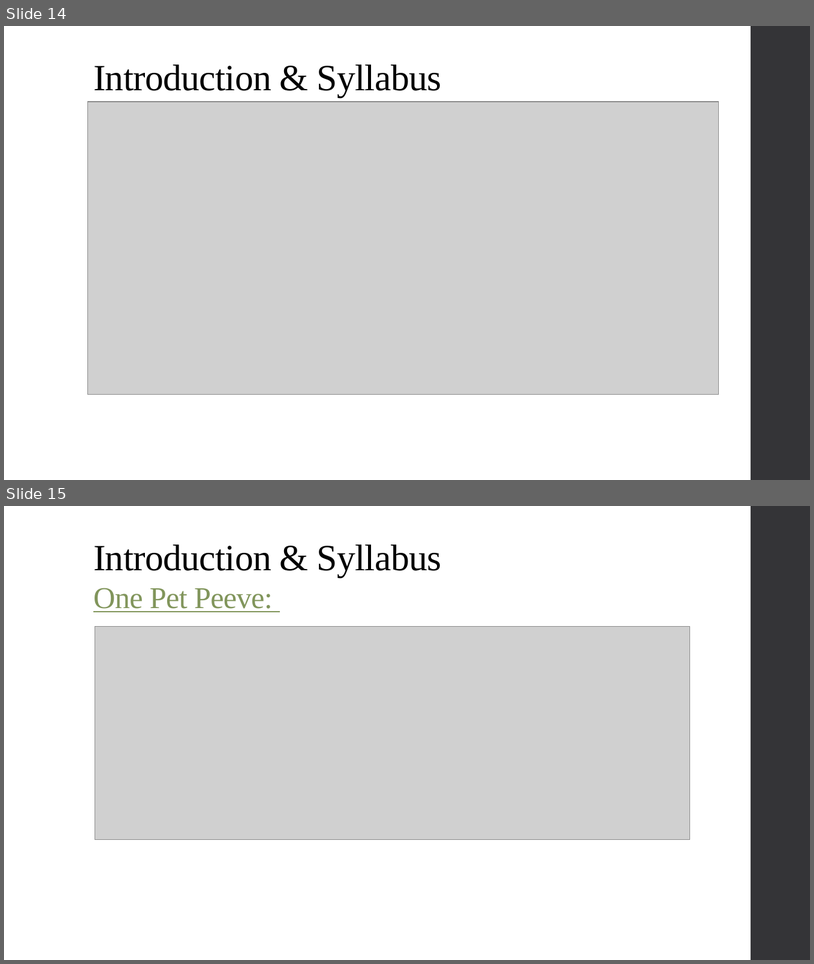
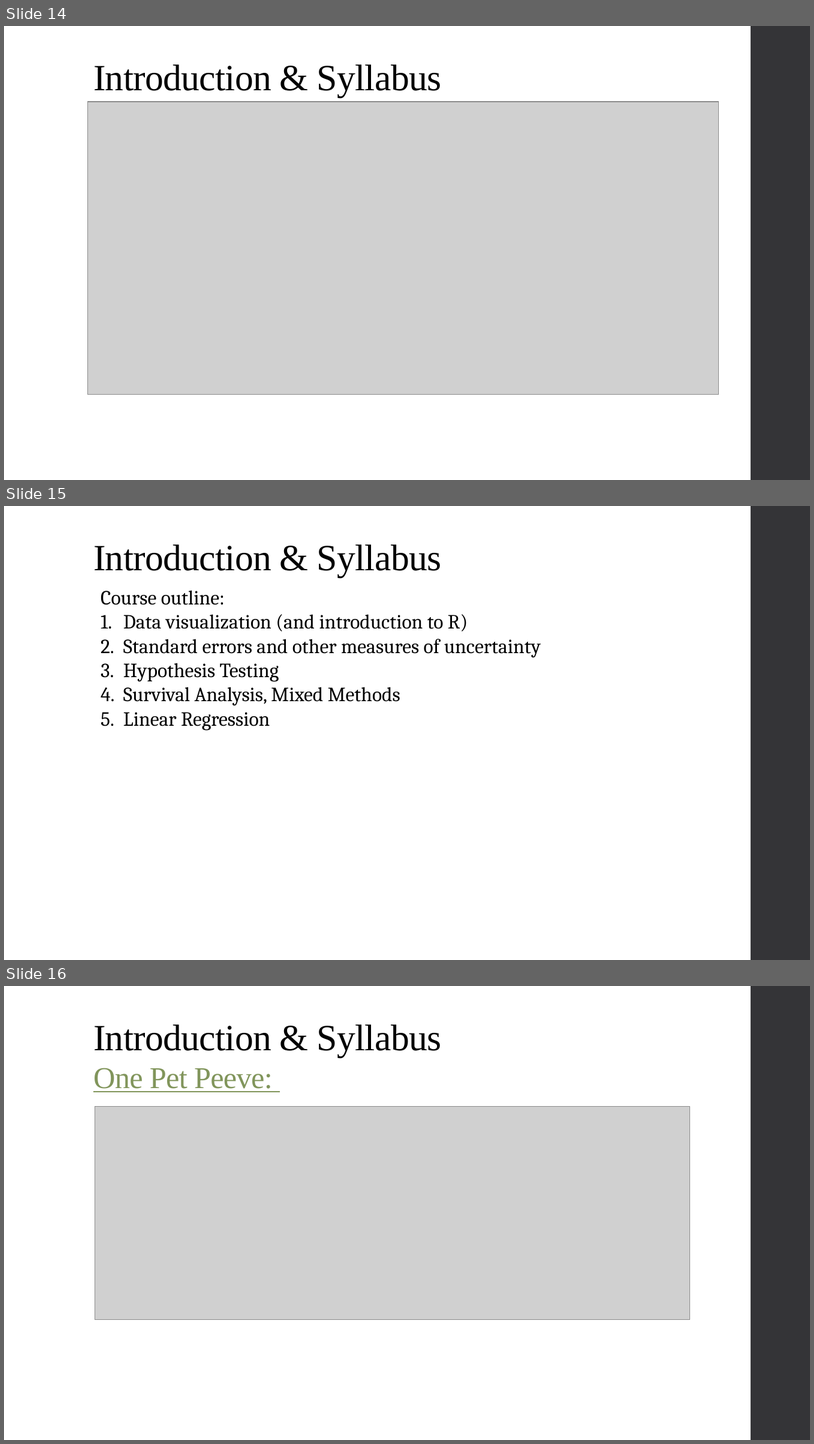
Before and after one commit to alex-hoagland/HAD5772, a slide deck: Lectures/Lecture01_Introduction/Lecture1_Intro.pptx. Shown one above the other, each under a label of ours: slides 14 and 15 before the commit, slides 14, 15 and 16 after it. The pictures are 814x964 and 814x1444 pixels, drawn with LibreOffice and Linux fonts; fonts in the diff are those of the drawing; grey boxes stand for pictures. Boxes give left, top, right and bottom in pixels: in the first picture for what was removed or moved away, otherwise in the second. Text is boxed around its words. In the diff, an @@ line names an element or a change of style, - is before the commit and + after.

```diff
--- a/Lectures/Lecture01_Introduction/Lecture1_Intro.pptx
+++ b/Lectures/Lecture01_Introduction/Lecture1_Intro.pptx
@@ slide 15 added at (4, 506, 810, 960), background #FFFFFF; not listed: 1 template element that a slide beside it also shows @@
@@ text added at (93, 544, 441, 577), 44 pt, text #000000 @@
+Introduction & Syllabus
@@ text added at (101, 590, 541, 730), 24 pt, text #000000 @@
+Course outline:
+1. Data visualization (and introduction to R)
+2. Standard errors and other measures of uncertainty
+3. Hypothesis Testing
+4. Survival Analysis, Mixed Methods
+5. Linear Regression
@@ what was slide 15 is now slide 16 @@
```
Also in this commit, not shown: 5 slides changed, 2 other slides added, 2 slides removed, 3 other files.
